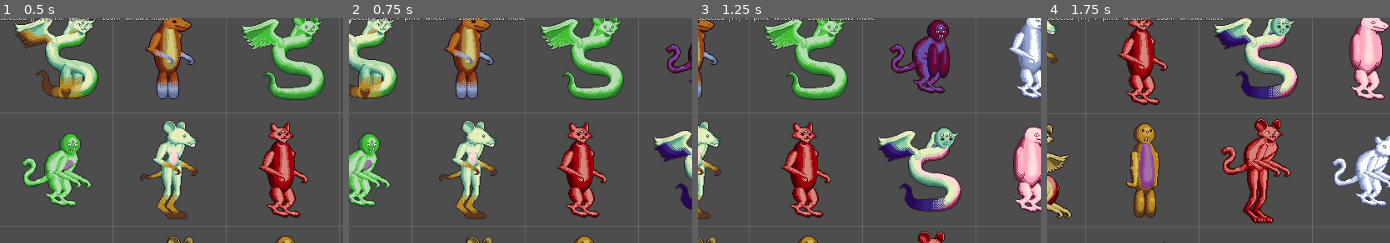
Above: before the commit, frames 1-4 (left to right).
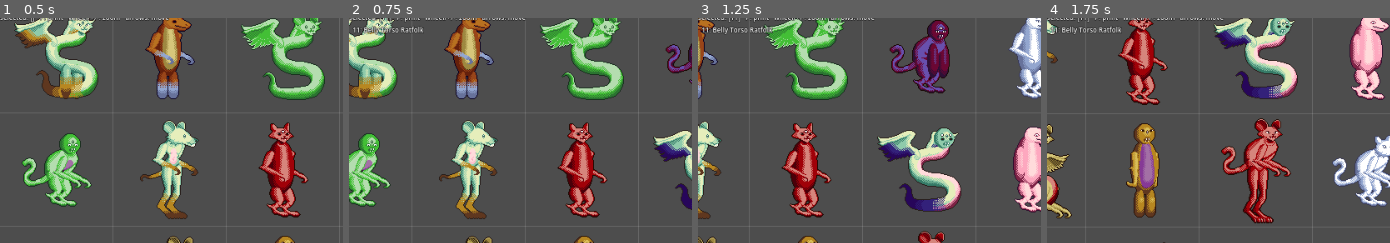
Above: after the commit, the same moments.

Repository: KT0mi/creature_feature_test
Game: Godot game, scene res://debug/creature_lab.tscn
Same seed, same stepped clock (60 frames per second), same inputs: the game is played once before the commit and once after it.
Inputs (mouse positions are % of the whole screen's width and height, from its top left):
- Up to frame 1 (0.5 s): no input
- Up to frame 2 (0.75 s): tap Enter at 0.5 s; move the mouse to (84, 45) at 0.52 s; hold Right from 0.53 s (still down); tap P at 0.6 s; click (84, 45) at 0.67 s
- Up to frame 3 (1.25 s): keep holding Right
- Up to frame 4 (1.75 s): move the mouse to (35, 55) at 1.27 s; release Right at 1.28 s; hold Down from 1.28 s (still down); tap P at 1.35 s
The pictures show only the part of the screen within x 0-50%, y 4-54%; the shares and areas given below are measured in that part.

Frame 1 is identical in both runs. In frame 2, 0.4% of the frame differs, in the area x 1-22%, y 3-8%; in frame 3, 0.3%; in frame 4, 0.3%.

Commit message:
Add creature common names built from the genome
- CreatureNamer: main name = head radical + torso radical, or an
  authored FixedName for that head + torso pair. Adjective candidates
  come from size, body palette, patterns, part adjectives and count
  rules; some are picked at random (at most one per category, max 3)
  and printed in English adjective order: size, color, pattern, feature.
- The pick is seeded from a hash of the genome's content, so identical
  creatures always share a name.
- CreatureNaming (optional res://creatures/naming.tres): max words,
  fixed names, size words, pattern words, count rules, weights.
- PartDef "Naming" group (radicals, adjective), CreaturePalette
  display_name.
- Lab: selected creatures' names in the HUD, and in the P printout.

Co-Authored-By: Claude Opus 5.5 <noreply@anthropic.com>
Claude-Session: https://claude.ai/code/session_01Gne6yNEmbKKtwxsYHene36

Diff:
--- /dev/null
+++ b/core/creature_namer.gd
@@ -0,0 +1,182 @@
+## Builds a creature's common name from its genome, e.g.
+## "Giant Red Winged Catwurm".
+##
+##   main name   = head radical + torso radical ("Cat" + "wurm"), unless a
+##                 FixedName in CreatureNaming covers that head + torso pair
+##   adjectives  = candidates collected from the creature (size, palette,
+##                 patterns, part adjectives, count rules). Some are picked
+##                 at random, at most one per Category, and printed in
+##                 Category order so the words always read in English order.
+##
+## The random pick is seeded with a hash of the genome's CONTENT (to_key),
+## so two creatures that look the same always share a name.
+class_name CreatureNamer
+extends RefCounted
+
+## Adjective categories, in the order they are printed (English adjective
+## order: size, then color, then pattern, then features like "Winged").
+## At most one word per category ends up in a name.
+enum Category { SIZE, COLOR, PATTERN, FEATURE }
+
+
+## One possible adjective for a creature.
+class Candidate:
+	var word: String
+	var category: int
+	var weight: float
+
+	func _init(p_word: String, p_category: int, p_weight: float) -> void:
+		word = p_word
+		category = p_category
+		weight = p_weight
+
+
+## Full name of `genome`. `registry` is the PartRegistry autoload.
+static func name_of(genome: Genome, registry: Node) -> String:
+	if genome == null or genome.root == null:
+		return ""
+	var naming: CreatureNaming = registry.naming
+	var rng := RandomNumberGenerator.new()
+	rng.seed = hash(genome.to_key())
+	var words := pick_adjectives(collect_candidates(genome, registry), naming.max_words, rng)
+	words.append(main_name(genome.root, naming))
+	return " ".join(words)
+
+
+## Head radical + torso radical, or an authored FixedName.
+## Falls back step by step so a part with missing name data still gives
+## something readable (and visibly "unfinished": the part's id).
+static func main_name(root: PartNode, naming: CreatureNaming) -> String:
+	var torso := root.part
+	var head_node := _find_type(root, &"head")
+	var head: PartDef = head_node.part if head_node else null
+
+	var fixed := naming.fixed_name_for(head.id if head else &"", torso.id)
+	if fixed != "":
+		return fixed
+	if head == null and torso.name_full != "":
+		return torso.name_full
+
+	# Front from the head, back from the torso; each falls back to the
+	# other part's radical if the preferred one is empty.
+	var front := head.name_front if head and head.name_front != "" else torso.name_front
+	var back := torso.name_back if torso.name_back != "" else (head.name_back if head else "")
+	var result := front + back
+	if result == "":
+		result = String(torso.id).capitalize()
+	return result.left(1).to_upper() + result.substr(1)
+
+
+## Every adjective that could describe this creature, in a fixed order.
+## Duplicate words (e.g. "Winged" from both wings) are merged, keeping the
+## highest weight.
+static func collect_candidates(genome: Genome, registry: Node) -> Array[Candidate]:
+	var naming: CreatureNaming = registry.naming
+	var out: Array[Candidate] = []
+
+	# Size, from the creature's height in pixels.
+	var height := CreatureBaker.measure(genome.root).size.y
+	if naming.small_word != "" and height <= naming.small_height:
+		out.append(Candidate.new(naming.small_word, Category.SIZE, naming.size_weight))
+	elif naming.large_word != "" and height >= naming.large_height:
+		out.append(Candidate.new(naming.large_word, Category.SIZE, naming.size_weight))
+
+	# Color, from the body palette.
+	var palette: CreaturePalette = registry.palettes.get(genome.palette)
+	if palette and palette.display_name != "":
+		out.append(Candidate.new(palette.display_name, Category.COLOR, naming.color_weight))
+
+	# Patterns.
+	for gene in genome.patterns:
+		out.append(Candidate.new(naming.pattern_word(gene.name), Category.PATTERN,
+			naming.pattern_weight))
+
+	# Part adjectives, and how many parts of each type there are.
+	var type_counts := {}
+	var stack: Array[PartNode] = [genome.root]
+	while not stack.is_empty():
+		var node: PartNode = stack.pop_back()
+		var part := node.part
+		type_counts[part.type] = type_counts.get(part.type, 0) + 1
+		if part.name_adjective != "":
+			out.append(Candidate.new(part.name_adjective, part.name_adjective_category,
+				part.name_adjective_weight))
+		# Children in socket order, so the walk is deterministic.
+		for i in range(part.sockets.size() - 1, -1, -1):
+			var child: PartNode = node.children.get(part.sockets[i].name)
+			if child != null:
+				stack.append(child)
+
+	# Count rules, e.g. exactly 3 eyes -> "Three-eyed".
+	for rule in naming.count_rules:
+		if rule != null and type_counts.get(rule.type, 0) == rule.count and rule.word != "":
+			out.append(Candidate.new(rule.word, Category.FEATURE, rule.weight))
+
+	return _merge_duplicates(out)
+
+
+## Picks the adjectives:
+##   * n = how many categories have at least one candidate;
+##   * between half of n (rounded up) and min(n, max_words) words are
+##     picked, so simple creatures get short names and complex ones longer;
+##   * each pick is weighted and skips categories already used;
+##   * the result is sorted into Category order.
+static func pick_adjectives(candidates: Array[Candidate], max_words: int,
+		rng: RandomNumberGenerator) -> PackedStringArray:
+	var categories := {}
+	for c in candidates:
+		if c.weight > 0.0:
+			categories[c.category] = true
+	var n := categories.size()
+	if n == 0 or max_words <= 0:
+		return PackedStringArray()
+	var count := rng.randi_range(ceili(n / 2.0), mini(n, max_words))
+
+	var picked: Array[Candidate] = []
+	var used := {}
+	for i in count:
+		var options: Array[Candidate] = []
+		var total := 0.0
+		for c in candidates:
+			if c.weight > 0.0 and not used.has(c.category):
+				options.append(c)
+				total += c.weight
+		if options.is_empty():
+			break
+		var r := rng.randf() * total
+		var choice: Candidate = options[-1]  # floating point safety net
+		for c in options:
+			r -= c.weight
+			if r < 0.0:
+				choice = c
+				break
+		picked.append(choice)
+		used[choice.category] = true
+
+	picked.sort_custom(func(a: Candidate, b: Candidate) -> bool: return a.category < b.category)
+	var words := PackedStringArray()
+	for c in picked:
+		words.append(c.word)
+	return words
+
+
+## First node of `type` among root's direct children (in socket order).
+static func _find_type(root: PartNode, type: StringName) -> PartNode:
+	for socket in root.part.sockets:
+		var child: PartNode = root.children.get(socket.name)
+		if child != null and child.part.type == type:
+			return child
+	return null
+
+
+static func _merge_duplicates(list: Array[Candidate]) -> Array[Candidate]:
+	var out: Array[Candidate] = []
+	var by_word := {}
+	for c in list:
+		if by_word.has(c.word):
+			var existing: Candidate = by_word[c.word]
+			existing.weight = maxf(existing.weight, c.weight)
+		else:
+			by_word[c.word] = c
+			out.append(c)
+	return out
--- /dev/null
+++ b/core/creature_naming.gd
@@ -0,0 +1,53 @@
+## Global naming settings, loaded from res://creatures/naming.tres if it
+## exists (otherwise these defaults are used). See CreatureNamer.
+class_name CreatureNaming
+extends Resource
+
+## Most adjectives in one name.
+@export_range(0, 6) var max_words: int = 3
+
+@export_group("Fixed names")
+## Authored main names for specific head + torso pairs. Checked before the
+## radicals are combined.
+@export var fixed_names: Array[FixedName] = []
+
+@export_group("Size")
+## Creatures this tall (in pixels, without outline) or shorter get small_word.
+@export var small_height: int = 32
+## e.g. "Tiny". Leave empty to never use a small-size word.
+@export var small_word: String = ""
+## Creatures this tall or taller get large_word.
+@export var large_height: int = 100
+## e.g. "Giant". Leave empty to never use a large-size word.
+@export var large_word: String = ""
+## How likely a size word is to be picked, relative to other candidates.
+@export var size_weight: float = 1.0
+
+@export_group("Color")
+## How likely the palette's display_name is to be picked.
+@export var color_weight: float = 1.0
+
+@export_group("Patterns")
+## Pattern name (its file name) -> word, e.g. stripped -> "Striped".
+## Patterns not listed use their file name, capitalized.
+@export var pattern_words: Dictionary[StringName, String] = {}
+## How likely a pattern word is to be picked.
+@export var pattern_weight: float = 1.0
+
+@export_group("Counts")
+## Words for unusual counts of a part type, e.g. 3 eyes -> "Three-eyed".
+@export var count_rules: Array[NameCountRule] = []
+
+
+## The authored name for this head + torso, or "" if none.
+## Use an empty head in a FixedName for headless creatures.
+func fixed_name_for(head_id: StringName, torso_id: StringName) -> String:
+	for f in fixed_names:
+		if f != null and f.head == head_id and f.torso == torso_id:
+			return f.name
+	return ""
+
+
+## Word for a pattern name.
+func pattern_word(pattern_name: StringName) -> String:
+	return pattern_words.get(pattern_name, String(pattern_name).capitalize())
--- a/core/creature_palette.gd
+++ b/core/creature_palette.gd
@@ -9,6 +9,10 @@
 const TONES := 4
 
 @export var id: StringName
+
+## Color word used in creature names, e.g. "Red" or "Golden".
+## Leave empty to never name creatures after this palette.
+@export var display_name: String = ""
 
 ## The ramp, darkest (index 0) to lightest (index 3).
 @export var ramp: PackedColorArray = PackedColorArray([
--- /dev/null
+++ b/core/fixed_name.gd
@@ -0,0 +1,11 @@
+## An authored main name for one head + torso combination, e.g.
+## head_catfolk + torso_amphitere -> "Catwurm". Used by CreatureNaming.
+class_name FixedName
+extends Resource
+
+## Head part id. Leave empty for creatures without a head.
+@export var head: StringName
+## Torso part id.
+@export var torso: StringName
+## The main name to use instead of combining radicals.
+@export var name: String
--- /dev/null
+++ b/core/name_count_rule.gd
@@ -0,0 +1,11 @@
+## "If the creature has exactly `count` parts of `type`, it may be called
+## `word`", e.g. type eye, count 3 -> "Three-eyed". Used by CreatureNaming.
+## Copies count too (two visible eyes = 2), since this is about looks.
+class_name NameCountRule
+extends Resource
+
+@export var type: StringName
+@export var count: int = 1
+@export var word: String
+## How likely this word is to be picked, relative to other candidates.
+@export var weight: float = 1.0
--- a/core/part_def.gd
+++ b/core/part_def.gd
@@ -44,6 +44,22 @@
 ## 1:1 pixels), so it's drawn at the part's position with no extra data.
 var patterns: Dictionary = {}
 
+
+@export_group("Naming")
+## Radical used at the FRONT of the main name when this part is the head,
+## e.g. "Cat" (head) + "wurm" (torso) = "Catwurm".
+@export var name_front: String = ""
+## Radical used at the BACK of the main name when this part is the torso.
+@export var name_back: String = ""
+## Whole main name for a torso with no head (e.g. "Pyramite"). Optional.
+@export var name_full: String = ""
+## Optional adjective this part adds to the name pool, e.g. "Winged".
+@export var name_adjective: String = ""
+## Where the adjective goes in the name (English order).
+@export var name_adjective_category: CreatureNamer.Category = CreatureNamer.Category.FEATURE
+## How likely the adjective is to be picked, relative to other candidates.
+@export var name_adjective_weight: float = 1.0
+@export_group("")
 
 # Cache of the frames cut out of `sheet` (not saved, filled on demand).
 var _frame_images: Array[Image] = []
--- a/core/part_registry.gd
+++ b/core/part_registry.gd
@@ -14,6 +14,8 @@
 const PATTERNS_SUBDIR := "patterns"
 ## The palette whose colors parts are DRAWN with (see CreaturePalette).
 const KEY_PATH := "res://creatures/palette_key.tres"
+## Optional naming settings (fixed names, pattern words, count rules...).
+const NAMING_PATH := "res://creatures/naming.tres"
 
 ## id (StringName) -> PartDef
 var parts: Dictionary = {}
@@ -27,6 +29,8 @@
 var pattern_names: Array[StringName] = []
 ## The key palette (colors used in the source art).
 var key: CreaturePalette
+## Naming settings (see CreatureNaming). Defaults if the file is missing.
+var naming: CreatureNaming
 
 
 func _ready() -> void:
@@ -72,6 +76,13 @@
 	for t in parts_by_type:
 		parts_by_type[t].sort_custom(func(a, b): return String(a.id) < String(b.id))
 
+	# The naming file is optional: without it, defaults are used.
+	naming = null
+	if ResourceLoader.exists(NAMING_PATH):
+		naming = load(NAMING_PATH) as CreatureNaming
+	if naming == null:
+		naming = CreatureNaming.new()
+
 	# Counterparts can only be checked once every part is loaded.
 	for def in parts.values():
 		_validate_counterpart(def)
--- a/debug/creature_lab.gd
+++ b/debug/creature_lab.gd
@@ -81,7 +81,9 @@
 				queue_redraw()
 			KEY_P:
 				for i in selected:
-					print("cell %d: %s" % [i, JSON.stringify(genomes[i].to_dict())])
+					print("cell %d: %s\n  %s" % [i,
+						CreatureNamer.name_of(genomes[i], PartRegistry),
+						JSON.stringify(genomes[i].to_dict())])
 			KEY_EQUAL, KEY_KP_ADD:
 				_zoom(2.0)
 			KEY_MINUS, KEY_KP_SUBTRACT:
@@ -200,6 +202,9 @@
 	else:
 		lines.append("fusion of seeds %d x %d   Esc: back" % [fusion_parents[0].seed, fusion_parents[1].seed])
 	lines.append("selected: %s   P: print   wheel/+/-: zoom   arrows: move" % [selected])
+	# Names of the selected creatures.
+	for i in selected:
+		lines.append("  %d: %s" % [i, CreatureNamer.name_of(genomes[i], PartRegistry)])
 	if extra != "":
 		lines.append(extra)
 	hud.text = "\n".join(lines)
Not shown, added: core/creature_namer.gd.uid
Not shown, added: core/creature_naming.gd.uid
Not shown, added: core/fixed_name.gd.uid
Not shown, added: core/name_count_rule.gd.uid
